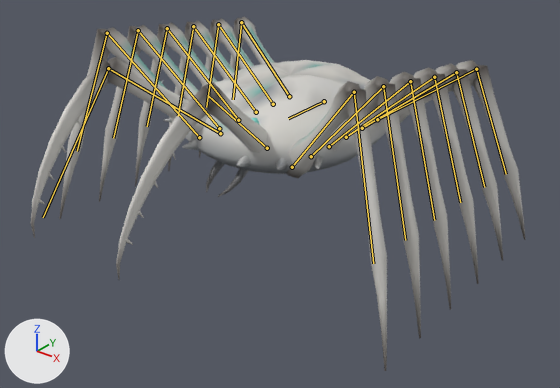
The glTF model assets/creatures/rim_crawler/rim_crawler.glb: old version first, new version second.
Camera for both pictures: a 50 mm lens placed at (1.57, -2.02, 1.37), pointed at (0.14, -0.23, 0.26). Lighting does not change. The marker at lower left points along +X, +Y and +Z. The older version comes first. Both versions are drawn at frame 6 of the action 'idle_b'; the numbers are the values there. The bones that change, and the others that lie on the model, are drawn over the model as lines.

Objects in the first picture: 'rim_crawler'.
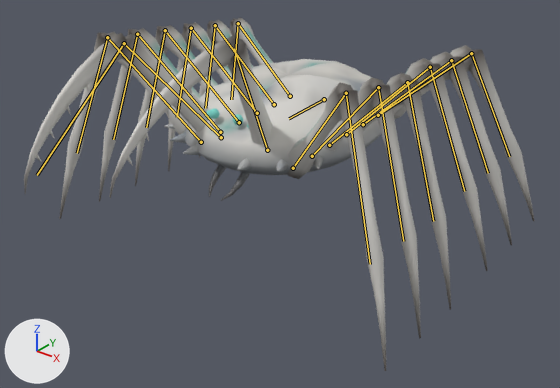
Boxes (x1, y1, x2, y2) around the edits, measured in the pictures (560 x 388 px):
```json
{"object": "rim_crawler", "change": "posed", "before": [31, 17, 526, 371], "after": [24, 17, 535, 371]}
{"bone": "body", "before": "(324, 101) to (288, 118)", "after": "(324, 99) to (289, 118)"}
{"bone": "leg_l0_a", "before": "(292, 167) to (354, 92)", "after": "(293, 168) to (346, 93)"}
{"bone": "leg_l1_a", "before": "(311, 156) to (383, 86)", "after": "(312, 156) to (378, 87)"}
{"bone": "leg_l2_a", "before": "(329, 146) to (410, 81)", "after": "(329, 145) to (407, 82)"}
{"bone": "leg_l3_a", "before": "(346, 137) to (434, 77)", "after": "(346, 134) to (430, 67)"}
{"bone": "leg_l3_b", "before": "(434, 77) to (460, 202)", "after": "(430, 67) to (464, 191)"}
{"bone": "leg_l4_a", "before": "(362, 128) to (456, 72)", "after": "(363, 124) to (451, 60)"}
{"bone": "leg_l4_b", "before": "(456, 72) to (484, 187)", "after": "(451, 60) to (488, 173)"}
{"bone": "leg_l5_a", "before": "(377, 119) to (476, 69)", "after": "(378, 115) to (471, 53)"}
{"bone": "leg_l5_b", "before": "(476, 69) to (506, 174)", "after": "(471, 53) to (509, 156)"}
{"bone": "strike_l", "before": "(267, 148) to (208, 96)", "after": "(267, 150) to (234, 48)"}
{"bone": "leg_r0_a", "before": "(199, 137) to (107, 33)", "after": "(201, 142) to (107, 37)"}
{"bone": "leg_r1_a", "before": "(219, 128) to (138, 30)", "after": "(220, 132) to (137, 34)"}
{"bone": "leg_r2_a", "before": "(238, 120) to (167, 28)", "after": "(239, 122) to (165, 30)"}
{"bone": "leg_r3_a", "before": "(256, 112) to (193, 26)", "after": "(257, 113) to (191, 28)"}
{"bone": "leg_r4_a", "before": "(273, 104) to (218, 24)", "after": "(274, 104) to (215, 25)"}
{"bone": "leg_r5_a", "before": "(289, 96) to (241, 22)", "after": "(290, 96) to (238, 23)"}
{"bone": "strike_r", "before": "(220, 133) to (108, 68)", "after": "(221, 137) to (124, 43)"}
```

The change, as JSON lines over the scene's bpy script:
```json
{"block": "bone_body", "where": "bone_body = bpy.data.objects['Armature'].pose.bones['body']  # child of 'root'"}
{"op": "set", "path": "bone_body.location", "old": "(0.0, 0.0, 0.017)", "new": "(0.0, 0.0, 0.025)"}
{"op": "set", "path": "bone_body.rotation_quaternion", "old": "(1.0, -0.015, 0.0, 0.0)", "new": "(0.999, -0.034, 0.017, 0.001)", "note": "degrees (-2, 0, 0) -> degrees (-4, 2, 0)"}
{"block": "bone_leg_l0_a", "where": "bone_leg_l0_a = bpy.data.objects['Armature'].pose.bones['leg_l0_a']  # child of 'body'"}
{"op": "set", "path": "bone_leg_l0_a.rotation_quaternion", "old": "(1.0, 0.01, -0.008, -0.001)", "new": "(1.0, 0.018, -0.022, -0.009)", "note": "degrees (1, -1, 0) -> degrees (2, -2, -1)"}
{"block": "bone_leg_l1_a", "where": "bone_leg_l1_a = bpy.data.objects['Armature'].pose.bones['leg_l1_a']  # child of 'body'"}
{"op": "set", "path": "bone_leg_l1_a.rotation_quaternion", "old": "(1.0, 0.005, -0.009, -0.007)", "new": "(0.999, 0.007, -0.024, -0.022)", "note": "degrees (1, -1, -1) -> degrees (1, -3, -2)"}
{"block": "bone_leg_l2_a", "where": "bone_leg_l2_a = bpy.data.objects['Armature'].pose.bones['leg_l2_a']  # child of 'body'"}
{"op": "set", "path": "bone_leg_l2_a.rotation_quaternion", "old": "(1.0, 0.0, -0.009, -0.012)", "new": "(0.999, -0.005, -0.023, -0.034)", "note": "degrees (0, -1, -1) -> degrees (0, -3, -4)"}
{"block": "bone_leg_l3_a", "where": "bone_leg_l3_a = bpy.data.objects['Armature'].pose.bones['leg_l3_a']  # child of 'body'"}
{"op": "set", "path": "bone_leg_l3_a.rotation_quaternion", "old": "(1.0, -0.006, -0.008, -0.017)", "new": "(1.0, 0.0, 0.0, -0.001)", "note": "degrees (-1, -1, -2) -> degrees (0, 0, 0)"}
{"block": "bone_leg_l3_b", "where": "bone_leg_l3_b = bpy.data.objects['Armature'].pose.bones['leg_l3_b']  # child of 'leg_l3_a'"}
{"op": "set", "path": "bone_leg_l3_b.rotation_quaternion", "old": "(1.0, 0.003, 0.0, -0.009)", "new": "(1.0, 0.0, 0.0, 0.0)", "note": "degrees (0, 0, -1) -> degrees (0, 0, 0)"}
{"block": "bone_leg_l4_a", "where": "bone_leg_l4_a = bpy.data.objects['Armature'].pose.bones['leg_l4_a']  # child of 'body'"}
{"op": "set", "path": "bone_leg_l4_a.rotation_quaternion", "old": "(1.0, -0.011, -0.005, -0.022)", "new": "(1.0, -0.001, 0.0, -0.001)", "note": "degrees (-1, -1, -2) -> degrees (0, 0, 0)"}
{"block": "bone_leg_l4_b", "where": "bone_leg_l4_b = bpy.data.objects['Armature'].pose.bones['leg_l4_b']  # child of 'leg_l4_a'"}
{"op": "set", "path": "bone_leg_l4_b.rotation_quaternion", "old": "(1.0, 0.004, -0.001, -0.011)", "new": "(1.0, 0.0, 0.0, 0.0)", "note": "degrees (0, 0, -1) -> degrees (0, 0, 0)"}
{"block": "bone_leg_l5_a", "where": "bone_leg_l5_a = bpy.data.objects['Armature'].pose.bones['leg_l5_a']  # child of 'body'"}
{"op": "set", "path": "bone_leg_l5_a.rotation_quaternion", "old": "(1.0, -0.017, 0.0, -0.026)", "new": "(1.0, 0.0, 0.0, 0.0)", "note": "degrees (-2, 0, -3) -> degrees (0, 0, 0)"}
{"block": "bone_leg_l5_b", "where": "bone_leg_l5_b = bpy.data.objects['Armature'].pose.bones['leg_l5_b']  # child of 'leg_l5_a'"}
{"op": "set", "path": "bone_leg_l5_b.rotation_quaternion", "old": "(1.0, 0.005, -0.002, -0.014)", "new": "(1.0, 0.0, 0.0, 0.0)", "note": "degrees (1, 0, -2) -> degrees (0, 0, 0)"}
{"block": "bone_strike_l", "where": "bone_strike_l = bpy.data.objects['Armature'].pose.bones['strike_l']  # child of 'body'"}
{"op": "set", "path": "bone_strike_l.rotation_quaternion", "old": "(1.0, 0.0, 0.0, 0.0)", "new": "(0.982, -0.155, -0.04, 0.098)", "note": "degrees (0, 0, 0) -> degrees (-18, -3, 12)"}
{"block": "bone_leg_r0_a", "where": "bone_leg_r0_a = bpy.data.objects['Armature'].pose.bones['leg_r0_a']  # child of 'body'"}
{"op": "set", "path": "bone_leg_r0_a.rotation_quaternion", "old": "(1.0, 0.01, 0.008, 0.001)", "new": "(0.998, 0.049, 0.008, -0.027)", "note": "degrees (1, 1, 0) -> degrees (6, 1, -3)"}
{"block": "bone_leg_r1_a", "where": "bone_leg_r1_a = bpy.data.objects['Armature'].pose.bones['leg_r1_a']  # child of 'body'"}
{"op": "set", "path": "bone_leg_r1_a.rotation_quaternion", "old": "(1.0, 0.005, 0.009, 0.007)", "new": "(0.999, 0.04, 0.014, -0.015)", "note": "degrees (1, 1, 1) -> degrees (5, 2, -2)"}
{"block": "bone_leg_r2_a", "where": "bone_leg_r2_a = bpy.data.objects['Armature'].pose.bones['leg_r2_a']  # child of 'body'"}
{"op": "set", "path": "bone_leg_r2_a.rotation_quaternion", "old": "(1.0, 0.0, 0.009, 0.012)", "new": "(0.999, 0.03, 0.018, -0.002)", "note": "degrees (0, 1, 1) -> degrees (3, 2, 0)"}
{"block": "bone_leg_r3_a", "where": "bone_leg_r3_a = bpy.data.objects['Armature'].pose.bones['leg_r3_a']  # child of 'body'"}
{"op": "set", "path": "bone_leg_r3_a.rotation_quaternion", "old": "(1.0, -0.006, 0.008, 0.017)", "new": "(1.0, 0.018, 0.019, 0.01)", "note": "degrees (-1, 1, 2) -> degrees (2, 2, 1)"}
{"block": "bone_leg_r4_a", "where": "bone_leg_r4_a = bpy.data.objects['Armature'].pose.bones['leg_r4_a']  # child of 'body'"}
{"op": "set", "path": "bone_leg_r4_a.rotation_quaternion", "old": "(1.0, -0.011, 0.005, 0.022)", "new": "(1.0, 0.006, 0.016, 0.022)", "note": "degrees (-1, 1, 2) -> degrees (1, 2, 2)"}
{"block": "bone_leg_r5_a", "where": "bone_leg_r5_a = bpy.data.objects['Armature'].pose.bones['leg_r5_a']  # child of 'body'"}
{"op": "set", "path": "bone_leg_r5_a.rotation_quaternion", "old": "(1.0, -0.017, 0.0, 0.026)", "new": "(0.999, -0.007, 0.011, 0.032)", "note": "degrees (-2, 0, 3) -> degrees (-1, 1, 4)"}
{"block": "bone_strike_r", "where": "bone_strike_r = bpy.data.objects['Armature'].pose.bones['strike_r']  # child of 'body'"}
{"op": "set", "path": "bone_strike_r.rotation_quaternion", "old": "(1.0, 0.0, 0.0, 0.0)", "new": "(0.991, -0.109, 0.028, -0.069)", "note": "degrees (0, 0, 0) -> degrees (-13, 2, -8)"}
```
